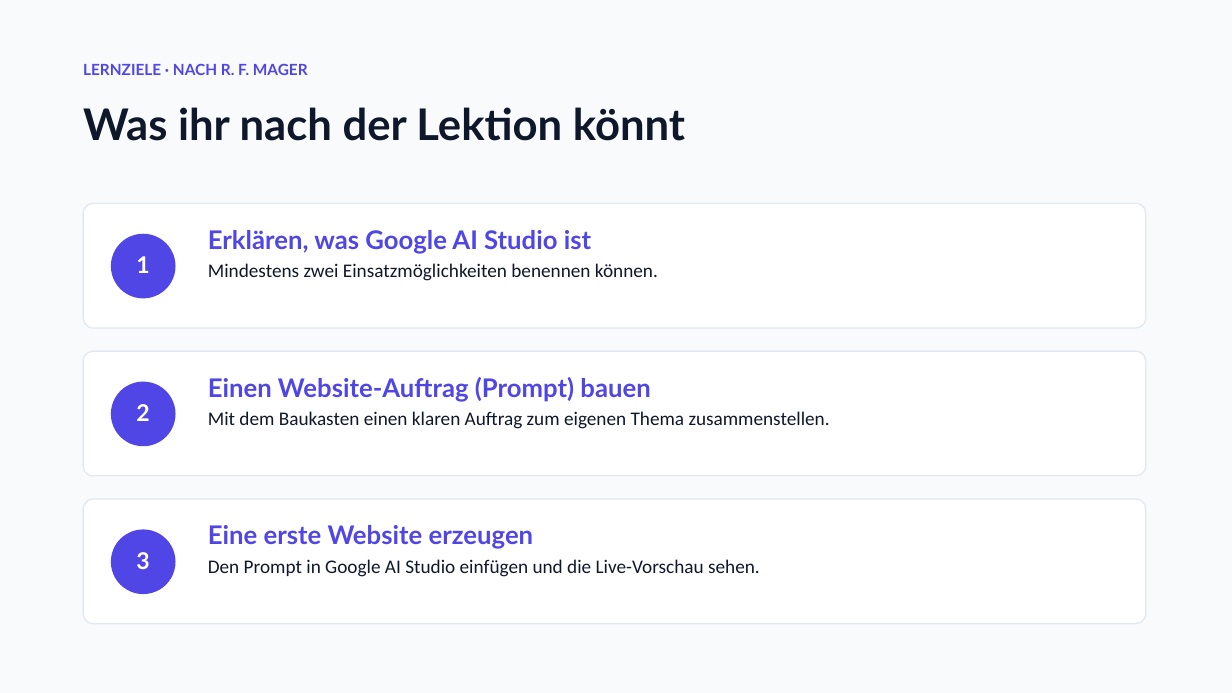
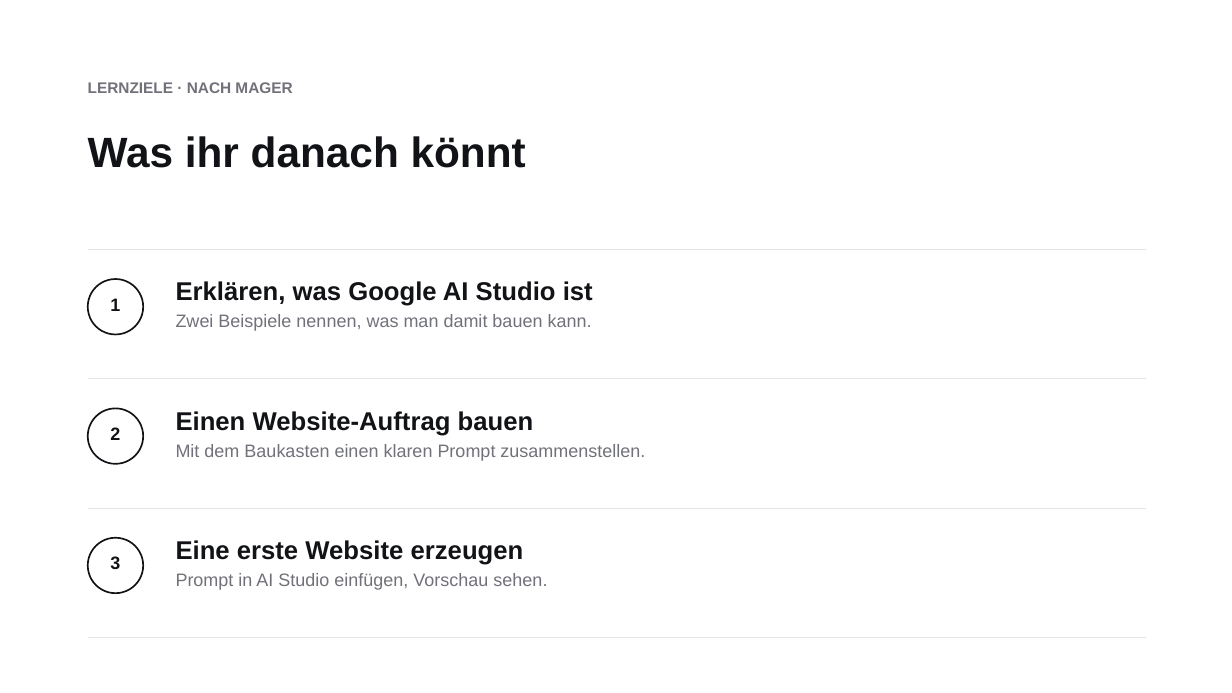
Before and after one commit to criseone/meine-website-ai-studio, a slide deck: slide 2 of unterlagen/slides.pptx. Drawn at 1232x693 pixels with LibreOffice and Linux fonts; fonts in the diff are those of the drawing. Boxes give left, top, right and bottom in pixels: in the first picture for what was removed or moved away, otherwise in the second. Text is boxed around its words. In the diff, an @@ line names an element or a change of style, - is before the commit and + after.

Commit message:
LZ1: zwei Bau-Beispiele (Website + App/Tool)

```diff
--- a/unterlagen/slides.pptx
+++ b/unterlagen/slides.pptx
@@ rectangle removed at (0, 0, 1232, 693) @@
@@ text at (88, 82, 292, 93): text changed; font Lato to Arial; text colour #4F46E5 to #71717A @@
-LERNZIELE · NACH R. F. MAGER
+LERNZIELE · NACH MAGER
@@ text at (88, 136, 526, 168): text changed; size 34 to 33 pt; font Lato to Arial; text colour #0F172A to #121316 @@
-Was ihr nach der Lektion könnt
+Was ihr danach könnt
@@ rounded rectangle removed at (83, 203, 1146, 328) @@
@@ line added from (88, 250) to (1146, 250), #E4E4E7 1 pt @@
@@ size 18 to 14 pt, font Lato to Arial, text colour #FFFFFF to #121316 in 3 elements at (110, 556, 120, 569), (110, 427, 120, 440), (110, 298, 120, 311) @@
@@ text "1": place and size @@
-text "1" at (136, 256, 149, 273)
+text "1" at (110, 298, 120, 311)
@@ fill #4F46E5 to none; outline none to #121316 1.3 pt in 3 elements at (88, 538, 143, 593), (88, 409, 143, 464), (88, 279, 143, 335) @@
@@ ellipse: place and size @@
-ellipse at (111, 234, 176, 299)
+ellipse at (88, 279, 143, 335)
@@ text at (176, 281, 593, 306): font Lato to Arial, text colour #4F46E5 to #121316 in "Erklären, was Google AI Studio ist" @@
@@ text "Erklären, was Google AI Studio ...": place and size @@
-text "Erklären, was Google AI Studio ..." at (208, 230, 658, 281)
+text "Erklären, was Google AI Studio ..." at (176, 281, 593, 331)
@@ text at (176, 314, 592, 331): text changed; size 15 to 14 pt; font Calibri to Arial; text colour #0F172A to #71717A @@
-Mindestens zwei Einsatzmöglichkeiten benennen können.
+Zwei Beispiele nennen, was man damit bauen kann.
@@ rounded rectangle removed at (83, 351, 1146, 476) @@
@@ line added from (88, 379) to (1146, 379), #E4E4E7 1 pt @@
@@ text "2": place and size @@
-text "2" at (136, 404, 149, 421)
+text "2" at (110, 427, 120, 440)
@@ ellipse: place and size @@
-ellipse at (111, 382, 176, 446)
+ellipse at (88, 409, 143, 464)
@@ text at (176, 411, 645, 461): text changed; size 15 to 14 pt; font Calibri to Arial; text colour #0F172A to #71717A @@
-Einen Website-Auftrag (Prompt) bauen
-Mit dem Baukasten einen klaren Auftrag zum eigenen Thema zusammenstellen.
+Einen Website-Auftrag bauen
+Mit dem Baukasten einen klaren Prompt zusammenstellen.
@@ rounded rectangle removed at (83, 499, 1146, 624) @@
@@ line added from (88, 508) to (1146, 508), #E4E4E7 1 pt @@
@@ text "3": place and size @@
-text "3" at (136, 552, 149, 569)
+text "3" at (110, 556, 120, 569)
@@ ellipse: place and size @@
-ellipse at (111, 530, 176, 594)
+ellipse at (88, 538, 143, 593)
@@ text "Eine erste Website erzeugen": place and size @@
-text "Eine erste Website erzeugen" at (208, 525, 760, 577)
+text "Eine erste Website erzeugen" at (176, 540, 547, 590)
@@ text at (176, 540, 524, 565): font Lato to Arial, text colour #4F46E5 to #121316 in "Eine erste Website erzeugen" @@
@@ text at (176, 573, 547, 590): text changed; size 15 to 14 pt; font Calibri to Arial; text colour #0F172A to #71717A @@
-Den Prompt in Google AI Studio einfügen und die Live-Vorschau sehen.
+Prompt in AI Studio einfügen, Vorschau sehen.
@@ line added from (88, 638) to (1146, 638), #E4E4E7 1 pt @@
```
Also in this commit, not shown: 9 other slides changed, 10 other files.
